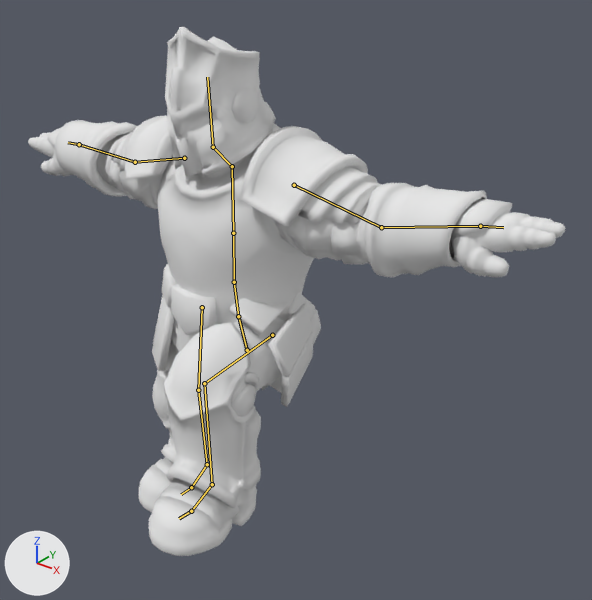
Before and after pictures for a commit that changed the Blender file Assets/_Project/Graphics/Enemies/Frenzi/Frenzi.blend.
One viewpoint serves both versions: a 50 mm lens placed at (2.11, -2.24, 2.54), pointed at (0.29, 0.04, 1.12). The lights are fixed; the arrows at lower left show +X, +Y and +Z. The older version comes first. Both versions are drawn at the pose saved in each file; the numbers are the values there. The bones that bend it are drawn over the model as lines.

The first picture shows 'Body2', 'body'.
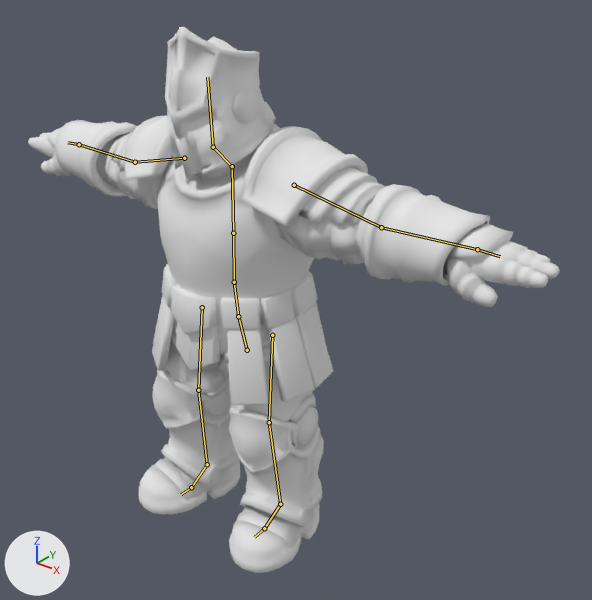
The change in detail:
Bone 'forearm.L' (bone_forearm_l) turns from (-3, 0, 11) to (0, 0, 0) degrees about its own x, y and z.
Bone 'thigh.L' (bone_thigh_l) turns from (-79, -1, 1) to (0, 0, 0) degrees about its own x, y and z.
Bone 'shin.L' (bone_shin_l) turns from (72, 3, 2) to (0, 0, 0) degrees about its own x, y and z.

Boxes (x1, y1, x2, y2) around the edits, measured in the pictures (592 x 600 px):
'body', posed: before (28, 123, 566, 556); after (28, 123, 560, 573)
'Body2', posed (7% taller): before (55, 27, 487, 416); after (55, 27, 490, 444)
bone 'forearm.L', root to tip: before (381, 227) to (480, 226); after (381, 227) to (477, 249)
bone 'thigh.L', root to tip: before (272, 335) to (204, 383); after (272, 335) to (269, 422)
bone 'shin.L', root to tip: before (204, 383) to (212, 484); after (269, 422) to (280, 504)
